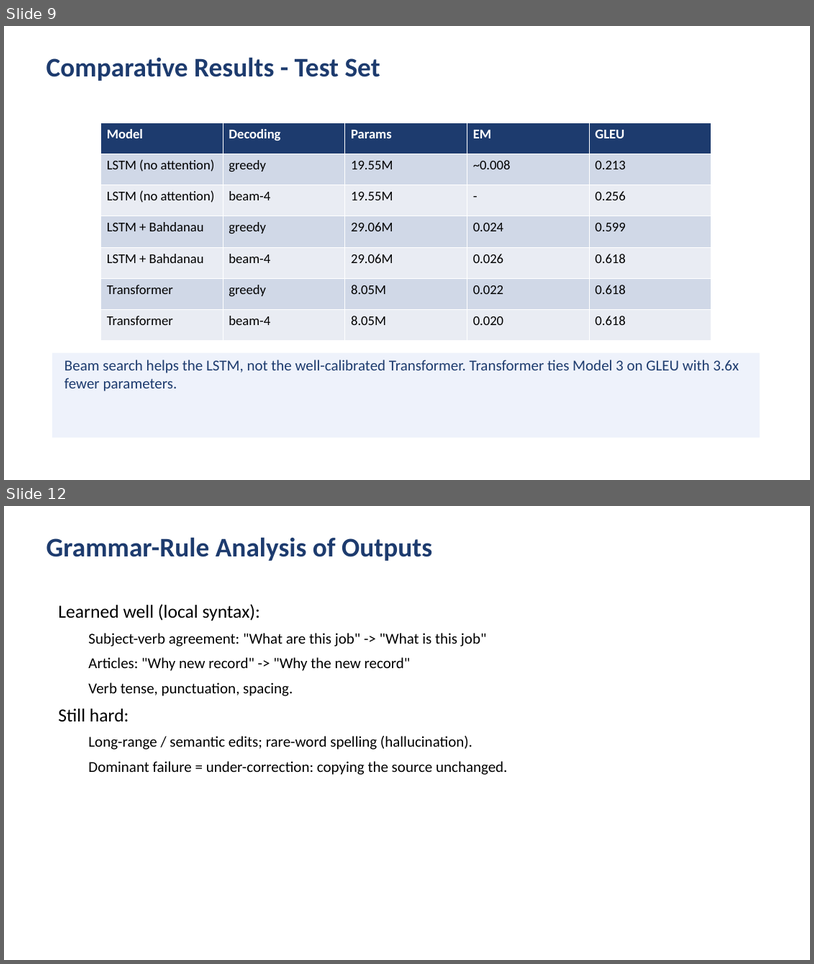
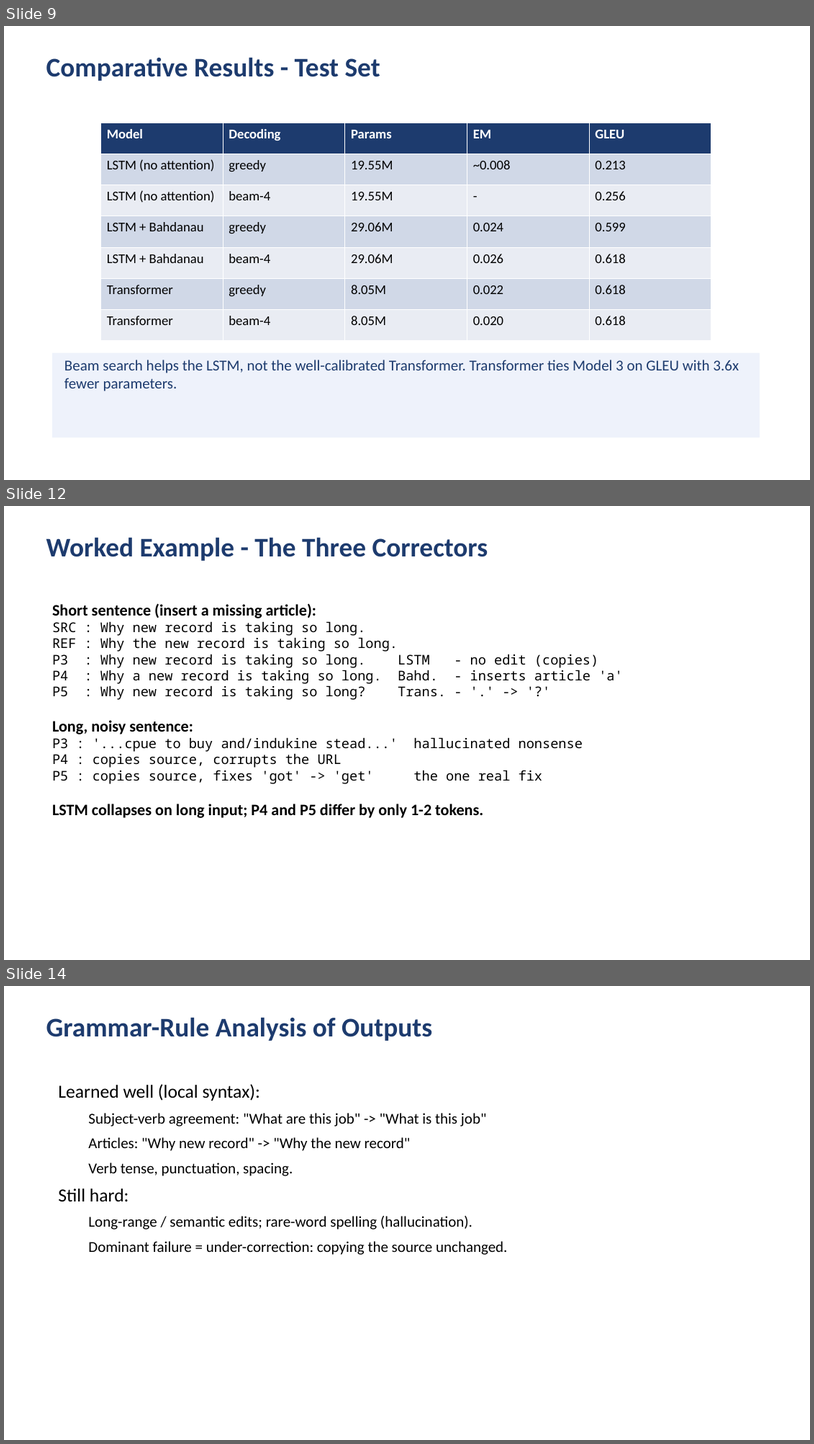
Before and after one commit to IbrahimHanafy2222/Deep-Project, a slide deck: presentation/slides.pptx. Shown one above the other, each under a label of ours: slides 9 and 12 before the commit, slides 9, 12 and 14 after it; the slides between them are not shown. The pictures are 814x964 and 814x1444 pixels, drawn with LibreOffice and Linux fonts; fonts in the diff are those of the drawing. Boxes give left, top, right and bottom in pixels: in the first picture for what was removed or moved away, otherwise in the second. Text is boxed around its words. In the diff, an @@ line names an element or a change of style, - is before the commit and + after.

Commit message:
Add figures, 3-model worked examples, and deeper comparative analysis
- report.tex: add three_way_compare and transformer cross-attention figures;
  add worked-example section (3 correctors side by side) and a section
  explaining why the attention LSTM and Transformer score so close;
  expand the Bag-of-Words limitations discussion
- presentations (Beamer/reveal/print/pptx): add worked-example and
  why-P4-approx-P5 slides; swap in the three-way length comparison figure;
  expand the Bag-of-Words slide; decks now 17 slides
- DEEP_LEARNING_EXPLAINER: add why-LSTM+attention-approx-Transformer section

```diff
--- a/presentation/slides.pptx
+++ b/presentation/slides.pptx
@@ slide 12 added at box(4, 506, 810, 960), background #FFFFFF @@
@@ text added at box(46, 537, 489, 561), 32 pt, text #1D3B6E, bold @@
+Worked Example - The Three Correctors
@@ text added at box(52, 603, 623, 818), 16 pt, text #000000 @@
+Short sentence (insert a missing article):
+SRC : Why new record is taking so long.
+REF : Why the new record is taking so long.
+P3 : Why new record is taking so long. LSTM - no edit (copies)
+P4 : Why a new record is taking so long. Bahd. - inserts article 'a'
+P5 : Why new record is taking so long? Trans. - '.' -> '?'
+Long, noisy sentence:
+P3 : '...cpue to buy and/indukine stead...' hallucinated nonsense
+P4 : copies source, corrupts the URL
+P5 : copies source, fixes 'got' -> 'get' the one real fix
+LSTM collapses on long input; P4 and P5 differ by only 1-2 tokens.
@@ what was slide 12 is now slide 14 @@
```
Also in this commit, not shown: 1 slide changed, 3 other slides added, 2 slides removed, 7 other files.
